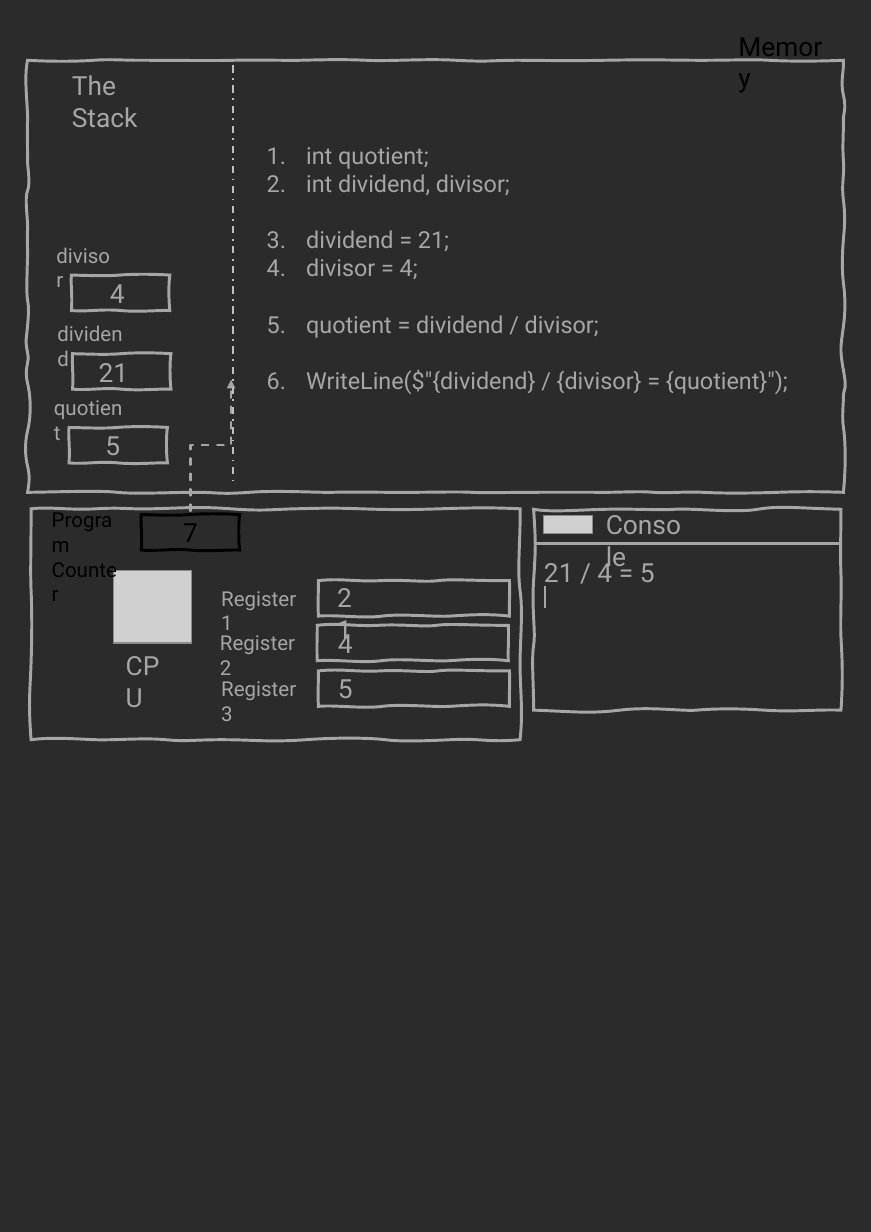
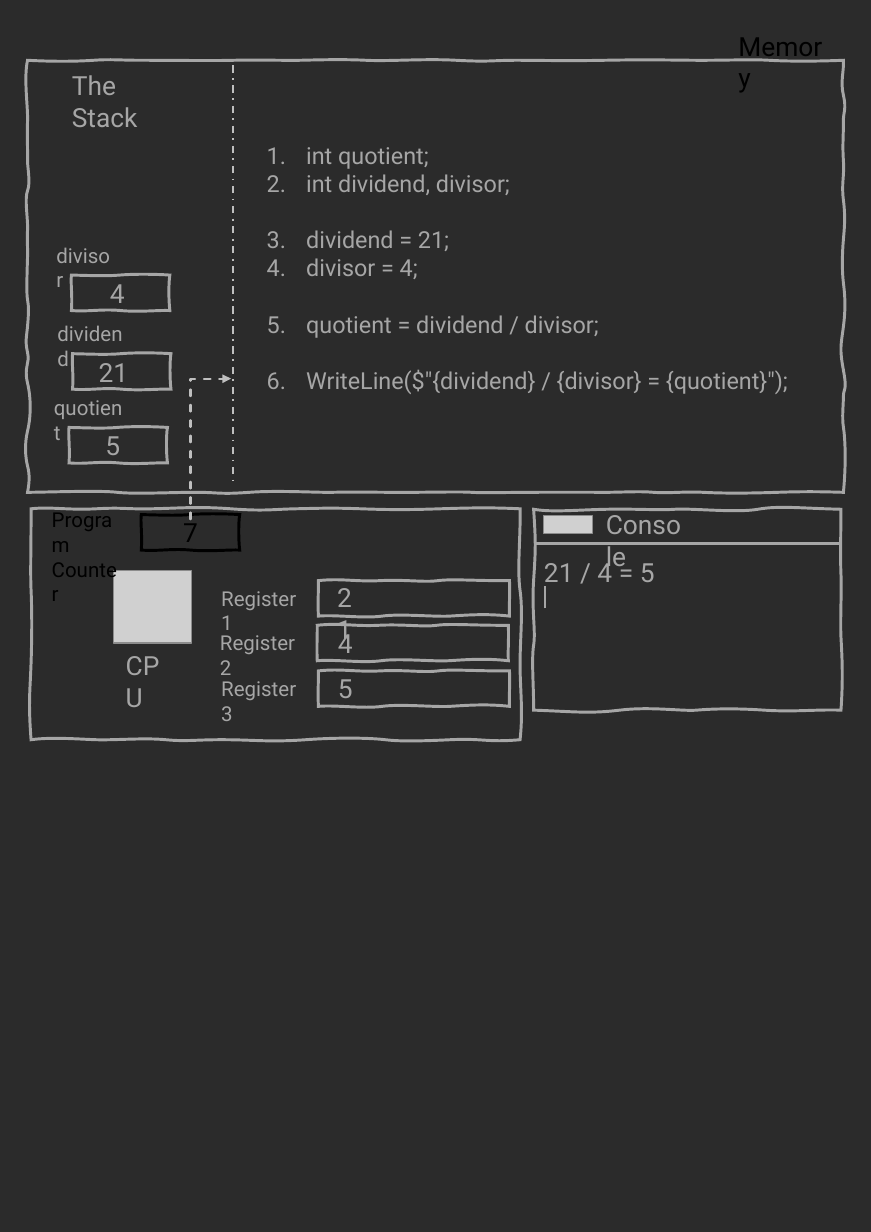
Before and after one commit to splashkit/the-programmers-field-guide, a slide deck: slide 18 of public/resources/ppt-slides/assignment-statement-int-division.pptx. Drawn at 871x1232 pixels with LibreOffice and Linux fonts; fonts in the diff are those of the drawing; grey boxes stand for pictures; background and template pictures are left out; a plain dark background stands for a picture behind light text. Boxes give left, top, right and bottom in pixels: in the first picture for what was removed or moved away, otherwise in the second. Text is boxed around its words. In the diff, an @@ line names an element or a change of style, - is before the commit and + after.

```diff
--- a/public/resources/ppt-slides/assignment-statement-int-division.pptx
+++ b/public/resources/ppt-slides/assignment-statement-int-division.pptx
@@ elbow arrow moved from (191, 511) - (231, 379) to (191, 519) - (231, 378) @@
@@ elbow arrow (191, 519) - (231, 378): stroke #A6A6A6 1.5 pt dashed to #BFBFBF 1.5 pt dashed @@
```
Also in this commit, not shown: 14 other slides changed, 18 other files.
